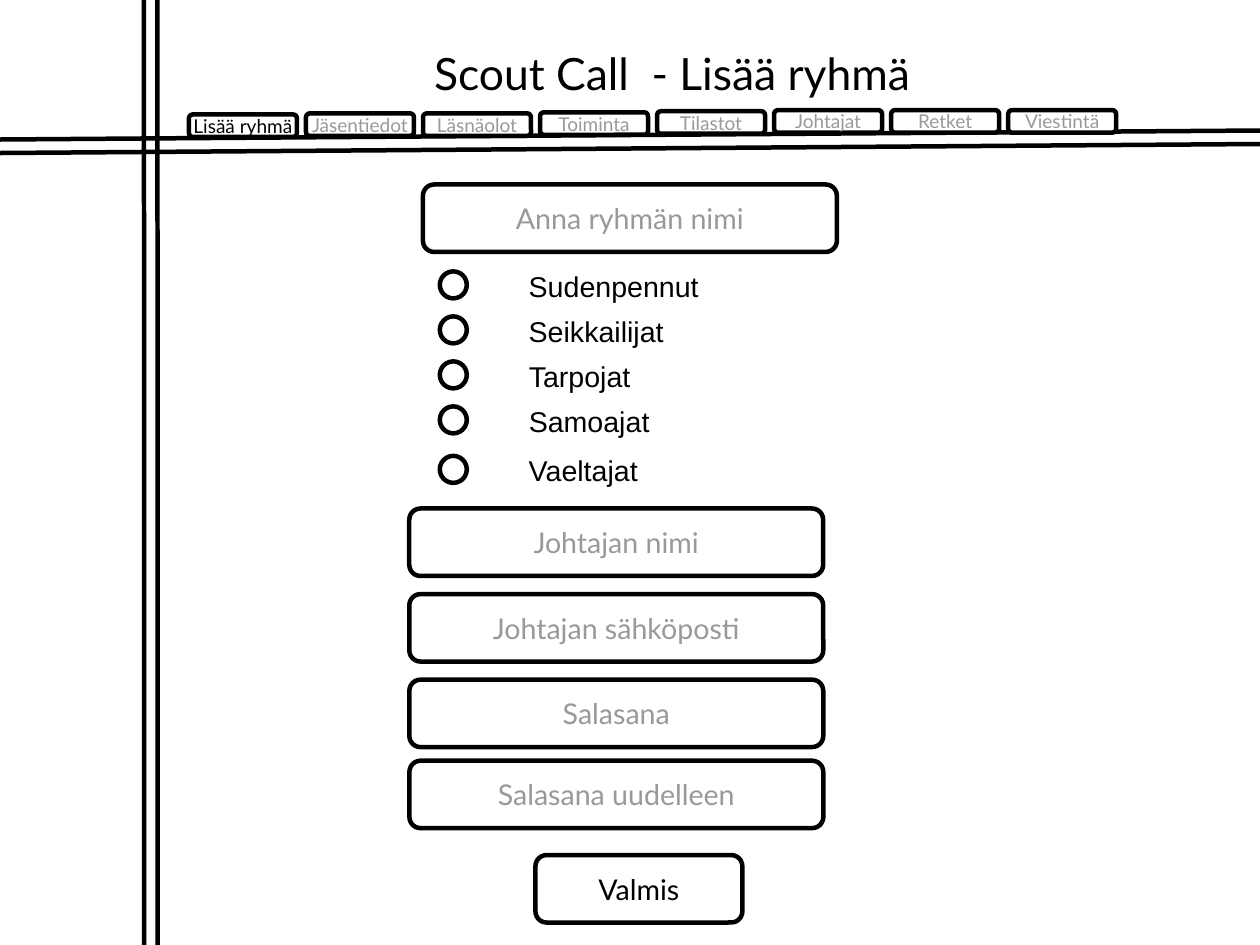
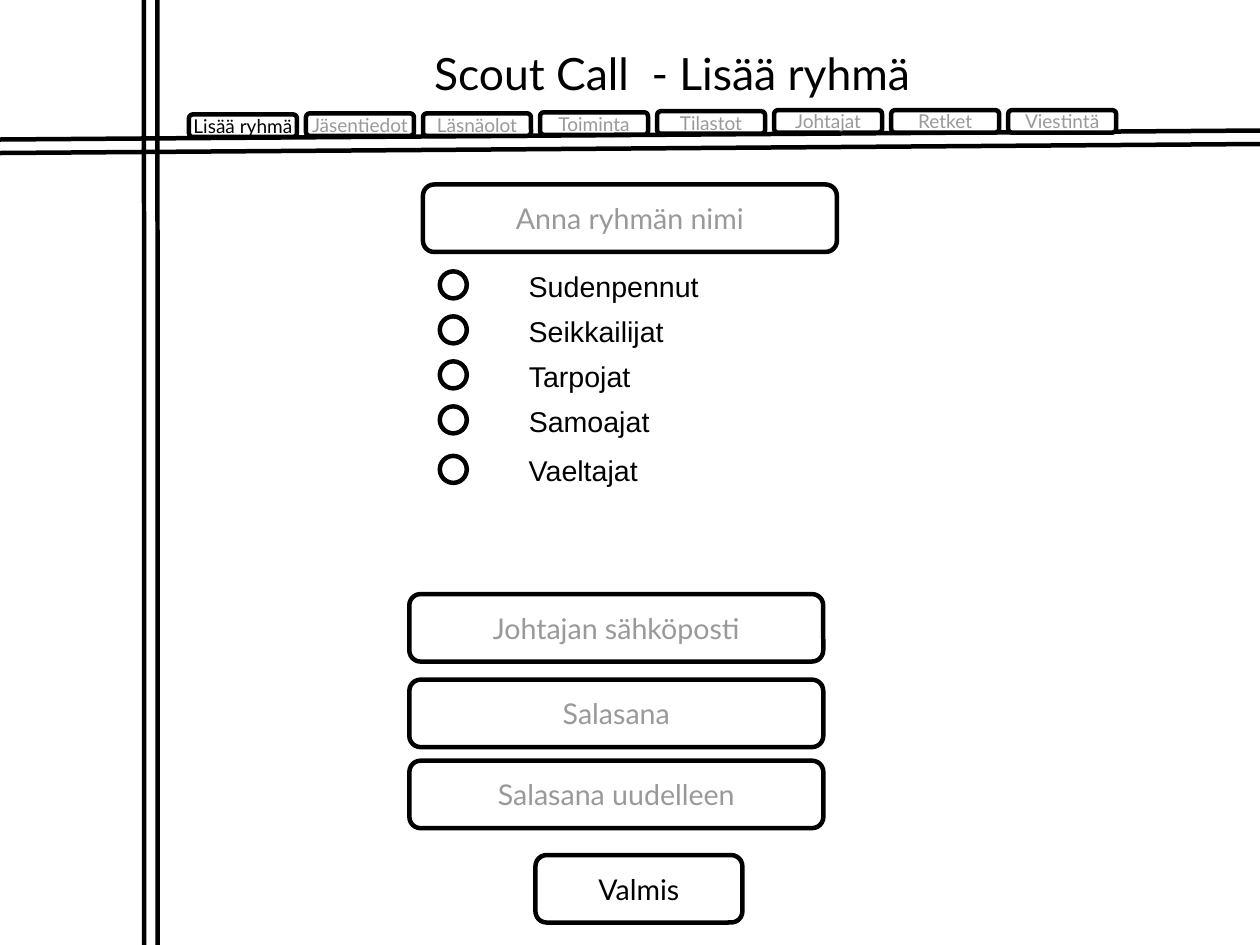
Before and after one commit to jraappan/ScoutCall, a slide deck: slide 2 of Docs/ScoutCallLayout_bw.odp. Drawn at 1260x945 pixels with LibreOffice and Linux fonts; fonts in the diff are those of the drawing. Boxes give left, top, right and bottom in pixels: in the first picture for what was removed or moved away, otherwise in the second. Text is boxed around its words. In the diff, an @@ line names an element or a change of style, - is before the commit and + after.

```diff
--- a/Docs/ScoutCallLayout_bw.odp
+++ b/Docs/ScoutCallLayout_bw.odp
@@ rounded rectangle removed at (x1=409, y1=509, x2=823, y2=576) @@
-Johtajan nimi
```
Also in this commit, not shown: 9 other files.
